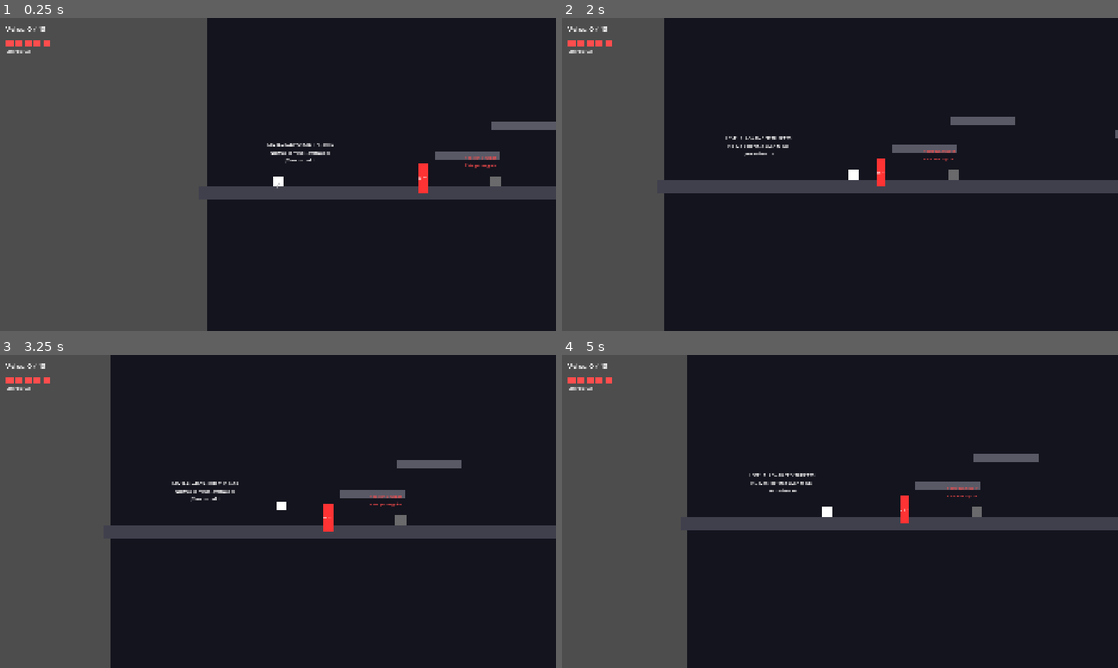
Above: before the commit, frames 1-4 (two rows, left to right).
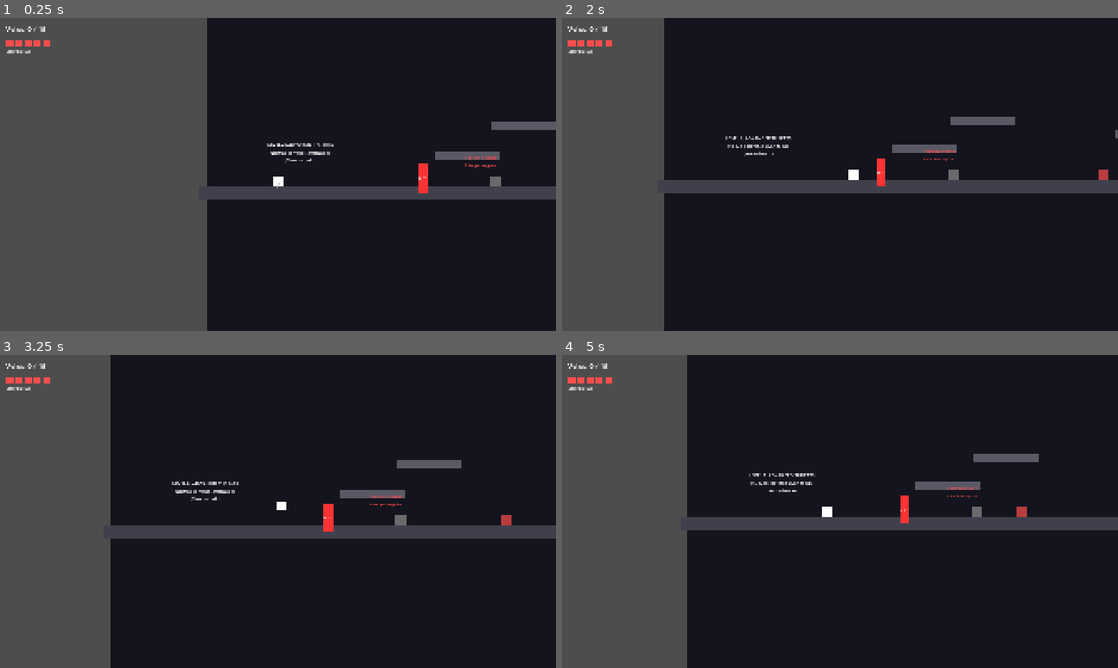
Above: after the commit, the same moments.

Repository: JavierIslas/GGJ26
Game: Godot game, scene res://scenes/levels/level_2.tscn
Same seed, same stepped clock (60 frames per second), same inputs: the game is played once before the commit and once after it. This scene is started directly instead of the project's main scene.
Inputs (mouse positions are in pixels of both pictures, inside the frame that each line leads up to):
- Up to frame 1 (0.25 s): no input
- Up to frame 2 (2 s): move the mouse to (962, 158) at 0.52 s; hold E (reveal) 0.53-1.28 s; hold D (move_right) from 0.53 s (still down); tap Space (jump) at 0.77, 1.52 s; move the mouse to (728, 190) at 1.27 s; tap Shift (dash) at 1.35 s; tap E (reveal) at 1.55 s
- Up to frame 3 (3.25 s): move the mouse to (333, 442) at 2.02 s; release D (move_right) at 2.03 s; hold A (move_left) 2.03-2.78 s; hold E (reveal) 2.03-2.78 s; right-click (333, 442) at 2.1 s; move the mouse to (250, 574) at 2.77 s; hold D (move_right) from 2.78 s (still down); tap E (reveal) at 2.85 s; tap Space (jump) at 3.02 s
- Up to frame 4 (5 s): move the mouse to (1006, 558) at 3.52 s; hold E (reveal) 3.53-4.28 s; tap Space (jump) at 3.77, 4.52 s; move the mouse to (673, 464) at 4.27 s; release D (move_right) at 4.28 s; hold A (move_left) from 4.28 s (still down); tap Shift (dash) at 4.35 s; tap E (reveal) at 4.55 s

The runs differ from the first frame. In frame 1, less than 0.1% of the frame differs, in the area x 7-8%, y 2-5%; in frame 2, less than 0.1%; in frame 3, less than 0.1%, in the area x 7-92%, y 2-55%; in frame 4, less than 0.1%.

Commit message:
feat: Integrate puzzles into Levels 2 & 3
LEVEL 2 PUZZLES:
- Puzzle 2.1: "Revelación Sincronizada" (~1600px)
  * 3 FalseEnemy in group "puzzle_sync_area3"
  * SyncRevealDoor requiring 3 reveals in 3.5s window

- Puzzle 2.2: "Proyectiles Precisos" (~2400px)
  * PuzzleSwitch elevated (projectile-only activation)
  * ActivatedPlatform that appears when switch activated

LEVEL 3 PUZZLES:
- Puzzle 3.2: "Control de Masas" (~5500px, before Area 7)
  * 4 FalseFriend in group "puzzle_mass_control"
  * 3 PuzzleSwitch (interaction-only) in group "puzzle_mass_switches"
  * TimedPuzzleController (3 switches + 4 stunned enemies, 3.0s + 0.5s coyote)
  * Puzzle-controlled door that opens on completion
  * Trigger area to auto-start puzzle when player enters

HELPER SCRIPTS CREATED:
- activated_platform.gd: Platform that appears on switch activation
- puzzle_controlled_door.gd: Door controlled by TimedPuzzleController
- puzzle_trigger_area.gd: Area2D that triggers puzzle start

All puzzles use generous timing windows as specified.

Co-Authored-By: Claude Sonnet 4.5 <noreply@anthropic.com>

Diff:
--- a/scenes/levels/level_2.tscn
+++ b/scenes/levels/level_2.tscn
@@ -2,8 +2,12 @@
 
 [ext_resource type="PackedScene" uid="uid://bubhj7r567uy1" path="res://scenes/characters/player.tscn" id="1"]
 [ext_resource type="Texture2D" uid="uid://clrw62xcbpj7r" path="res://assets/sprites/placeholder/PLACEHOLDER_player.png" id="2"]
+[ext_resource type="PackedScene" path="res://scenes/characters/entities/false_enemy.tscn" id="3_false_enemy"]
 [ext_resource type="PackedScene" path="res://scenes/characters/entities/false_enemy_fast.tscn" id="3"]
 [ext_resource type="PackedScene" path="res://scenes/characters/entities/false_friend_jumper.tscn" id="4"]
+[ext_resource type="PackedScene" path="res://scenes/puzzle/sync_reveal_door.tscn" id="16_sync_door"]
+[ext_resource type="PackedScene" path="res://scenes/puzzle/puzzle_switch.tscn" id="17_puzzle_switch"]
+[ext_resource type="Script" path="res://scripts/puzzle/activated_platform.gd" id="18_activated_platform"]
 [ext_resource type="PackedScene" path="res://scenes/ui/hud.tscn" id="5"]
 [ext_resource type="PackedScene" path="res://scenes/characters/entities/true_threat_tracking.tscn" id="6"]
 [ext_resource type="PackedScene" path="res://scenes/ui/pause_menu.tscn" id="7"]
@@ -116,6 +120,22 @@
 scale = Vector2(9, 0.9)
 texture = ExtResource("2")
 
+[node name="Puzzle22_ActivatedPlatform" type="StaticBody2D" parent="Platforms"]
+position = Vector2(2250, 380)
+modulate = Color(1, 1, 1, 0.3)
+script = ExtResource("18_activated_platform")
+puzzle_switch_path = NodePath("../../Puzzles/Puzzle22_Switch")
+
+[node name="CollisionShape2D" type="CollisionShape2D" parent="Platforms/Puzzle22_ActivatedPlatform"]
+scale = Vector2(0.12, 0.6)
+shape = SubResource("floor_shape")
+disabled = true
+
+[node name="Sprite2D" type="Sprite2D" parent="Platforms/Puzzle22_ActivatedPlatform"]
+modulate = Color(0.2, 1, 0.2, 1)
+scale = Vector2(5.5, 0.9)
+texture = ExtResource("2")
+
 [node name="Platform5_Area5" type="StaticBody2D" parent="Platforms"]
 position = Vector2(3200, 400)
 
@@ -159,6 +179,15 @@
 
 [node name="Area3_Laser1" parent="Entities" instance=ExtResource("13")]
 position = Vector2(1600, 360)
+
+[node name="Puzzle21_FalseEnemy1" parent="Entities" groups=["puzzle_sync_area3"] instance=ExtResource("3_false_enemy")]
+position = Vector2(1550, 450)
+
+[node name="Puzzle21_FalseEnemy2" parent="Entities" groups=["puzzle_sync_area3"] instance=ExtResource("3_false_enemy")]
+position = Vector2(1600, 430)
+
+[node name="Puzzle21_FalseEnemy3" parent="Entities" groups=["puzzle_sync_area3"] instance=ExtResource("3_false_enemy")]
+position = Vector2(1650, 450)
 
 [node name="Area4_FastEnemy1" parent="Entities" instance=ExtResource("3")]
 position = Vector2(2200, 540)
@@ -192,6 +221,15 @@
 [node name="Door1_Area2" parent="Doors" instance=ExtResource("9")]
 position = Vector2(650, 530)
 door_color = Color(1, 0.2, 0.2, 1)
+
+[node name="Puzzle21_SyncDoor" parent="Doors" instance=ExtResource("16_sync_door")]
+position = Vector2(1700, 530)
+required_reveals = 3
+time_window = 3.5
+enemy_group = "puzzle_sync_area3"
+door_color_locked = Color(1, 0, 0, 1)
+door_color_unlocked = Color(0, 1, 0, 1)
+open_direction = Vector2(0, -200)
 
 [node name="Door2_Area4" parent="Doors" instance=ExtResource("9")]
 position = Vector2(1900, 530)
@@ -216,6 +254,14 @@
 position = Vector2(5100, 530)
 required_truths = 7
 next_level_path = "res://scenes/levels/level_3.tscn"
+
+[node name="Puzzles" type="Node2D" parent="."]
+
+[node name="Puzzle22_Switch" parent="Puzzles" instance=ExtResource("17_puzzle_switch")]
+position = Vector2(2400, 300)
+activation_type = 0
+stays_active = true
+can_toggle = false
 
 [node name="UI" type="Node2D" parent="."]
 
--- a/scenes/levels/level_3.tscn
+++ b/scenes/levels/level_3.tscn
@@ -18,9 +18,16 @@
 [ext_resource type="Script" uid="uid://btqr6wm500ph6" path="res://scripts/level/level_manager.gd" id="16"]
 [ext_resource type="PackedScene" path="res://scenes/level/level_goal.tscn" id="17"]
 [ext_resource type="PackedScene" path="res://scenes/ui/ending_screen.tscn" id="18"]
+[ext_resource type="PackedScene" path="res://scenes/puzzle/puzzle_switch.tscn" id="19_puzzle_switch"]
+[ext_resource type="PackedScene" path="res://scenes/puzzle/timed_puzzle_controller.tscn" id="20_timed_puzzle"]
+[ext_resource type="Script" path="res://scripts/puzzle/puzzle_controlled_door.gd" id="21_puzzle_door"]
+[ext_resource type="Script" path="res://scripts/puzzle/puzzle_trigger_area.gd" id="22_puzzle_trigger"]
 
 [sub_resource type="RectangleShape2D" id="floor_shape"]
 size = Vector2(1500, 50)
+
+[sub_resource type="RectangleShape2D" id="trigger_shape"]
+size = Vector2(400, 200)
 
 [node name="Level3" type="Node2D"]
 
@@ -303,8 +310,20 @@
 [node name="Area5_FalseEnemyFast" parent="Entities" instance=ExtResource("4")]
 position = Vector2(4700, 540)
 
+[node name="Puzzle32_FalseFriend1" parent="Entities" groups=["puzzle_mass_control"] instance=ExtResource("5")]
+position = Vector2(5500, 460)
+
+[node name="Puzzle32_FalseFriend2" parent="Entities" groups=["puzzle_mass_control"] instance=ExtResource("5")]
+position = Vector2(5550, 480)
+
+[node name="Puzzle32_FalseFriend3" parent="Entities" groups=["puzzle_mass_control"] instance=ExtResource("5")]
+position = Vector2(5600, 460)
+
+[node name="Puzzle32_FalseFriend4" parent="Entities" groups=["puzzle_mass_control"] instance=ExtResource("5")]
+position = Vector2(5650, 480)
+
 [node name="Area7_TrueThreat1" parent="Entities" instance=ExtResource("7")]
-position = Vector2(5600, 540)
+position = Vector2(5700, 540)
 
 [node name="Area7_FalseFriend" parent="Entities" instance=ExtResource("5")]
 position = Vector2(6400, 330)
@@ -339,9 +358,58 @@
 truths_required = 10
 door_color = Color(0.8, 0.1, 0.8, 1)
 
+[node name="Puzzle32_FinalDoor" parent="Doors" instance=ExtResource("15")]
+position = Vector2(5400, 530)
+truths_required = 0
+door_color = Color(1, 0.8, 0, 1)
+script = ExtResource("21_puzzle_door")
+puzzle_controller_path = NodePath("../../Puzzles/Puzzle32_Controller")
+open_direction = Vector2(0, -200)
+open_duration = 1.0
+
 [node name="LevelGoal" parent="." instance=ExtResource("17")]
 position = Vector2(7200, 530)
 required_truths = 10
+
+[node name="Puzzles" type="Node2D" parent="."]
+
+[node name="Puzzle32_Switch1" parent="Puzzles" groups=["puzzle_mass_switches"] instance=ExtResource("19_puzzle_switch")]
+position = Vector2(5520, 520)
+activation_type = 1
+stays_active = true
+can_toggle = false
+
+[node name="Puzzle32_Switch2" parent="Puzzles" groups=["puzzle_mass_switches"] instance=ExtResource("19_puzzle_switch")]
+position = Vector2(5600, 520)
+activation_type = 1
+stays_active = true
+can_toggle = false
+
+[node name="Puzzle32_Switch3" parent="Puzzles" groups=["puzzle_mass_switches"] instance=ExtResource("19_puzzle_switch")]
+position = Vector2(5680, 520)
+activation_type = 1
+stays_active = true
+can_toggle = false
+
+[node name="Puzzle32_Controller" parent="Puzzles" instance=ExtResource("20_timed_puzzle")]
+required_switches = 3
+required_stunned_enemies = 4
+time_window = 3.0
+coyote_time = 0.5
+switch_group = "puzzle_mass_switches"
+enemy_group = "puzzle_mass_control"
+auto_start = false
+one_time_only = true
+show_timer_ui = true
+
+[node name="Puzzle32_TriggerArea" type="Area2D" parent="Puzzles"]
+position = Vector2(5300, 530)
+script = ExtResource("22_puzzle_trigger")
+puzzle_controller_path = NodePath("../Puzzle32_Controller")
+one_time_only = true
+
+[node name="CollisionShape2D" type="CollisionShape2D" parent="Puzzles/Puzzle32_TriggerArea"]
+shape = SubResource("trigger_shape")
 
 [node name="UI" type="Node2D" parent="."]
 
--- /dev/null
+++ b/scripts/puzzle/activated_platform.gd
@@ -0,0 +1,37 @@
+extends StaticBody2D
+## Plataforma que aparece al activar un PuzzleSwitch
+
+@export var puzzle_switch_path: NodePath = NodePath("")
+
+@onready var collision_shape: CollisionShape2D = $CollisionShape2D if has_node("CollisionShape2D") else null
+@onready var sprite: Sprite2D = $Sprite2D if has_node("Sprite2D") else null
+
+func _ready() -> void:
+	# Inicialmente invisible y sin colisión
+	if collision_shape:
+		collision_shape.disabled = true
+
+	modulate.a = 0.3
+
+	# Conectar al switch
+	if not puzzle_switch_path.is_empty():
+		var switch = get_node(puzzle_switch_path)
+		if switch and switch.has_signal("activated"):
+			switch.activated.connect(_on_switch_activated)
+			print("[ActivatedPlatform] Connected to switch: %s" % puzzle_switch_path)
+
+func _on_switch_activated() -> void:
+	print("[ActivatedPlatform] Switch activated - appearing!")
+
+	# Habilitar colisión
+	if collision_shape:
+		collision_shape.disabled = false
+
+	# Animación de aparición
+	var tween = create_tween()
+	tween.set_ease(Tween.EASE_OUT)
+	tween.set_trans(Tween.TRANS_BACK)
+	tween.tween_property(self, "modulate:a", 1.0, 0.5)
+
+	# SFX
+	AudioManager.play_sfx("switch_on", -3.0)
--- /dev/null
+++ b/scripts/puzzle/puzzle_controlled_door.gd
@@ -0,0 +1,47 @@
+extends StaticBody2D
+## Puerta controlada por un TimedPuzzleController
+
+@export var puzzle_controller_path: NodePath = NodePath("")
+@export var open_direction: Vector2 = Vector2(0, -200)
+@export var open_duration: float = 1.0
+
+@onready var collision_shape: CollisionShape2D = $CollisionShape2D if has_node("CollisionShape2D") else null
+@onready var sprite: Sprite2D = $Sprite2D if has_node("Sprite2D") else null
+
+var is_open: bool = false
+var initial_position: Vector2
+
+func _ready() -> void:
+	initial_position = global_position
+
+	# Conectar al controller
+	if not puzzle_controller_path.is_empty():
+		var controller = get_node(puzzle_controller_path)
+		if controller and controller.has_signal("puzzle_completed"):
+			controller.puzzle_completed.connect(_on_puzzle_completed)
+			print("[PuzzleControlledDoor] Connected to controller: %s" % puzzle_controller_path)
+
+func _on_puzzle_completed() -> void:
+	if is_open:
+		return
+
+	print("[PuzzleControlledDoor] Puzzle completed - opening door!")
+	is_open = true
+
+	# Deshabilitar colisión
+	if collision_shape:
+		collision_shape.set_deferred("disabled", true)
+
+	# Animación de apertura
+	var tween = create_tween()
+	tween.set_ease(Tween.EASE_OUT)
+	tween.set_trans(Tween.TRANS_BACK)
+	tween.tween_property(self, "global_position", initial_position + open_direction, open_duration)
+
+	# Fade out
+	var fade_tween = create_tween()
+	fade_tween.set_ease(Tween.EASE_IN)
+	fade_tween.tween_property(self, "modulate:a", 0.0, open_duration * 0.5).set_delay(open_duration * 0.5)
+
+	# SFX
+	AudioManager.play_sfx("door_open", -3.0)
--- /dev/null
+++ b/scripts/puzzle/puzzle_trigger_area.gd
@@ -0,0 +1,29 @@
+extends Area2D
+## Área que inicia un TimedPuzzleController cuando el jugador entra
+
+@export var puzzle_controller_path: NodePath = NodePath("")
+@export var one_time_only: bool = true
+
+var has_triggered: bool = false
+
+func _ready() -> void:
+	# Configurar collision para detectar al jugador
+	collision_layer = 0
+	collision_mask = 1  # Layer 1: Player
+
+	body_entered.connect(_on_body_entered)
+
+func _on_body_entered(body: Node2D) -> void:
+	if has_triggered and one_time_only:
+		return
+
+	if not body.is_in_group("player"):
+		return
+
+	# Iniciar puzzle
+	if not puzzle_controller_path.is_empty():
+		var controller = get_node(puzzle_controller_path)
+		if controller and controller.has_method("start_puzzle"):
+			controller.start_puzzle()
+			has_triggered = true
+			print("[PuzzleTriggerArea] Puzzle started!")
Not shown, added: scripts/puzzle/puzzle_switch.gd.uid
Not shown, added: scripts/puzzle/sync_reveal_door.gd.uid
Not shown, added: scripts/puzzle/timed_puzzle_controller.gd.uid
